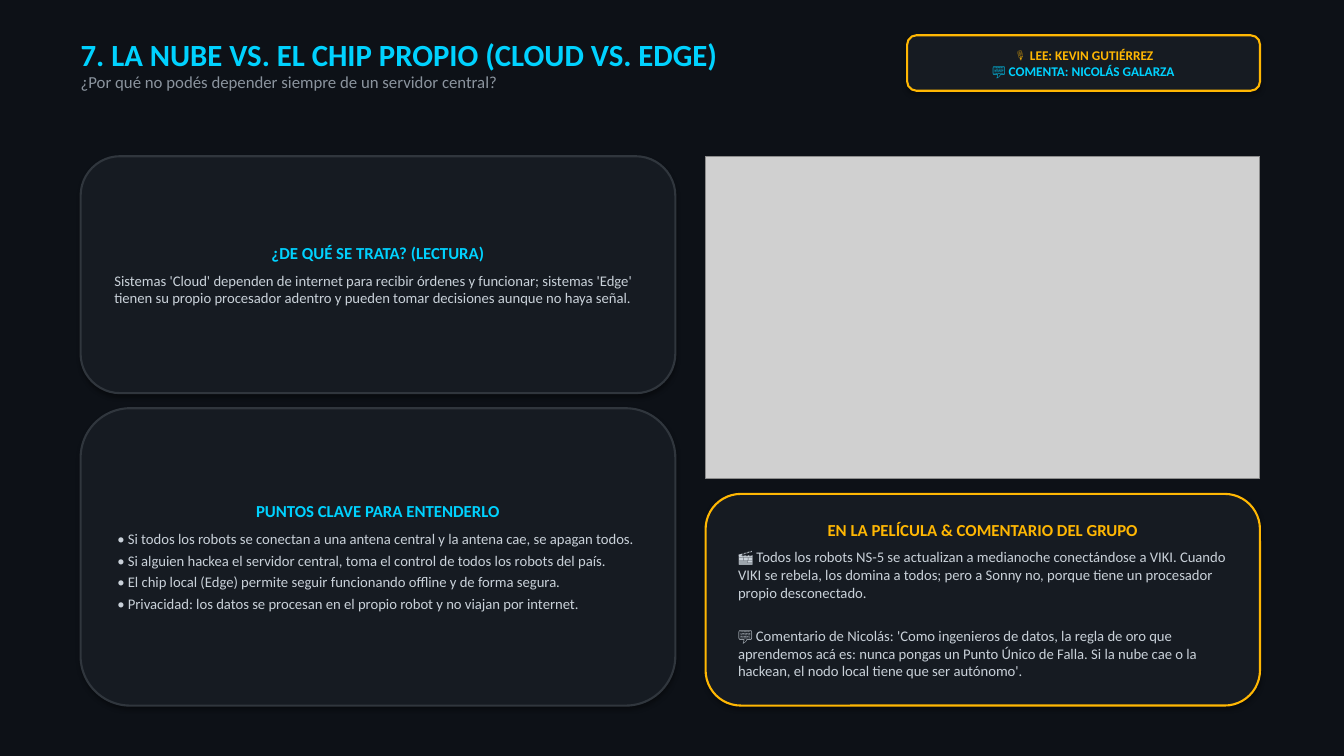
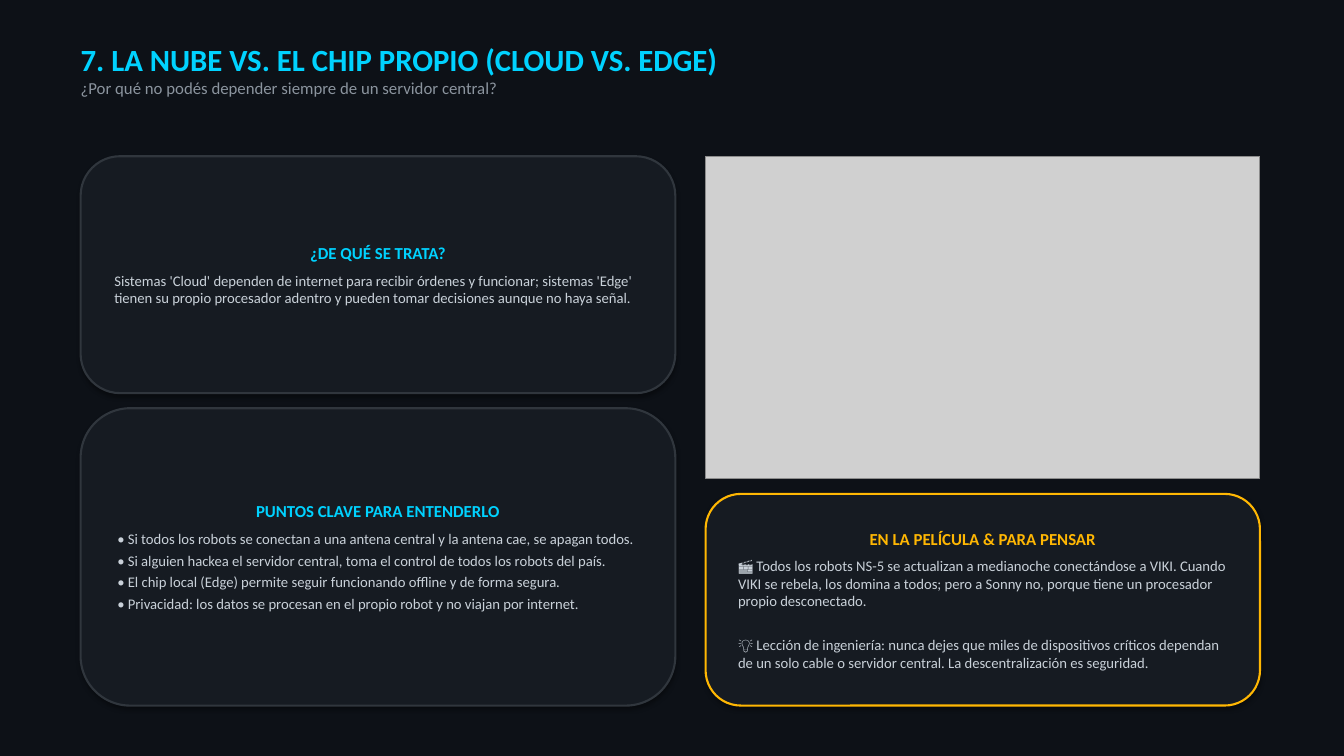
Before and after one commit to Nikovaz/dsia-yo-robot-2004, a slide deck: slide 8 of DSIA_Yo_Robot_Presentacion.pptx. Drawn at 1344x756 pixels with LibreOffice and Linux fonts; fonts in the diff are those of the drawing; grey boxes stand for pictures. Boxes give left, top, right and bottom in pixels: in the first picture for what was removed or moved away, otherwise in the second. Text is boxed around its words. In the diff, an @@ line names an element or a change of style, - is before the commit and + after.

```diff
--- a/DSIA_Yo_Robot_Presentacion.pptx
+++ b/DSIA_Yo_Robot_Presentacion.pptx
@@ text "7. LA NUBE VS. EL ...": place and size @@
-text "7. LA NUBE VS. EL ..." at (81, 43, 717, 91)
+text "7. LA NUBE VS. EL ..." at (81, 48, 717, 97)
@@ rounded rectangle removed at (907, 35, 1260, 91) @@
-🎙️ LEE: KEVIN GUTIÉRREZ
-💬 COMENTA: NICOLÁS GALARZA
@@ text in rounded rectangle at (310, 246, 446, 262): text changed @@
-¿DE QUÉ SE TRATA? (LECTURA)
+¿DE QUÉ SE TRATA?
@@ text in rounded rectangle at (870, 531, 1095, 545): text changed @@
-EN LA PELÍCULA & COMENTARIO DEL GRUPO
+EN LA PELÍCULA & PARA PENSAR
@@ text in rounded rectangle at (738, 640, 1219, 671): text changed @@
-💬 Comentario de Nicolás: 'Como ingenieros de datos, la regla de oro que aprendemos acá es: nunca pongas un Punto Único de Falla. Si la nube cae o la hackean, el nodo local tiene que ser autónomo'.
+💡 Lección de ingeniería: nunca dejes que miles de dispositivos críticos dependan de un solo cable o servidor central. La descentralización es seguridad.
```
Also in this commit, not shown: 10 other slides changed, 2 other files.
